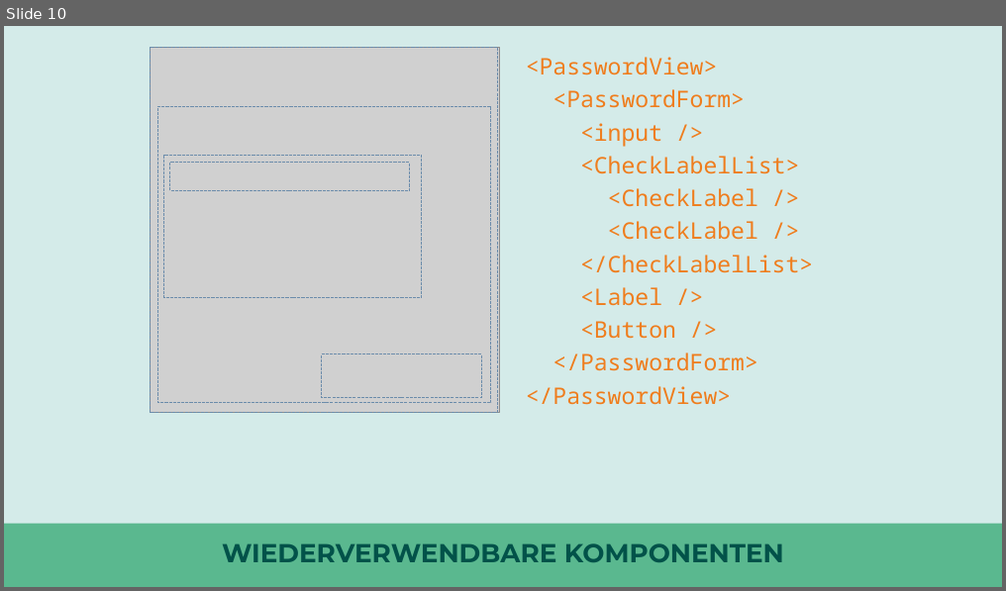
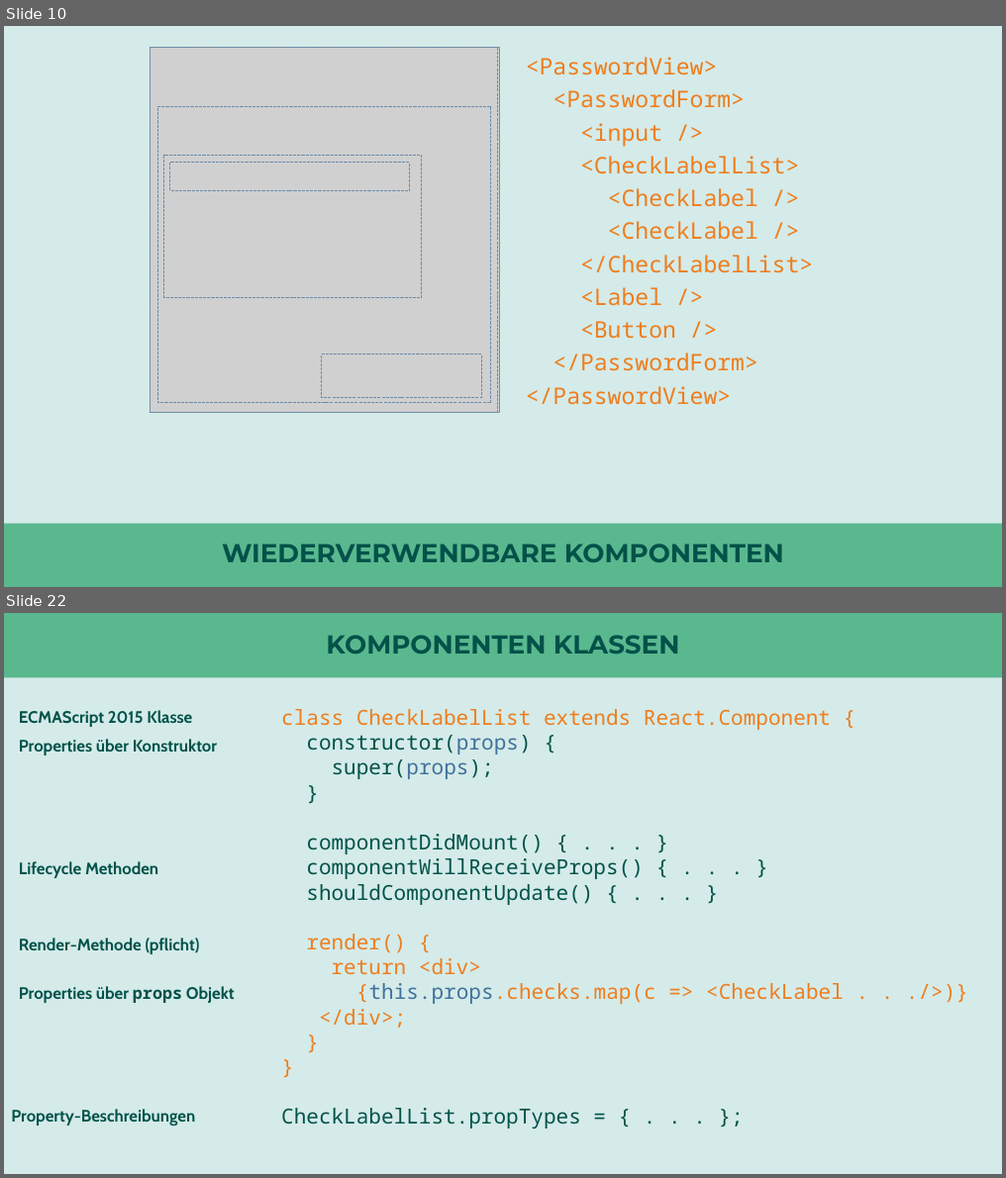
Before and after one commit to nilshartmann/react-talk, a slide deck: react-talk.pptx. Shown one above the other, each under a label of ours: slide 10 before the commit, slides 10 and 22 after it; the slides between them are not shown. The pictures are 1006x591 and 1006x1178 pixels, drawn with LibreOffice and Linux fonts; fonts in the diff are those of the drawing; grey boxes stand for pictures. Boxes give left, top, right and bottom in pixels: in the first picture for what was removed or moved away, otherwise in the second. Text is boxed around its words. In the diff, an @@ line names an element or a change of style, - is before the commit and + after.

```diff
--- a/react-talk.pptx
+++ b/react-talk.pptx
@@ slide 22 added at [4,613,1002,1174], background #D4EBE9 @@
@@ rectangle added at [4,613,1002,677], fill #5AB88F @@
@@ title added at [326,635,680,654], 25 pt, text #025249, bold @@
+KOMPONENTEN KLASSEN
@@ text added at [19,710,192,727], 16 pt, text #025249, bold @@
+ECMAScript 2015 Klasse
@@ text added at [281,709,844,1129], 20 pt, text #025249 @@
+class CheckLabelList extends React.Component {
+constructor(props) {
+super(props);
+}
+componentDidMount() { . . . }
+componentWillReceiveProps() { . . . }
+shouldComponentUpdate() { . . . }
+render() {
+return <div>
+{this.props.checks.map(c => <CheckLabel . . ./>)}
+</div>;
+}
+}
+CheckLabelList.propTypes = { . . . };
@@ text added at [19,739,217,756], 16 pt, text #025249, bold @@
+Properties über Konstruktor
@@ text added at [19,861,158,878], 16 pt, text #025249, bold @@
+Lifecycle Methoden
@@ text added at [19,938,200,955], 16 pt, text #025249, bold @@
+Render-Methode (pflicht)
@@ text added at [19,986,235,1003], 16 pt, text #025249, bold @@
+Properties über props Objekt
@@ text added at [11,1109,195,1126], 16 pt, text #025249, bold @@
+Property-Beschreibungen
```
Also in this commit, not shown: 5 slides changed, 20 other slides added, 1 slide removed, 2 other files.
